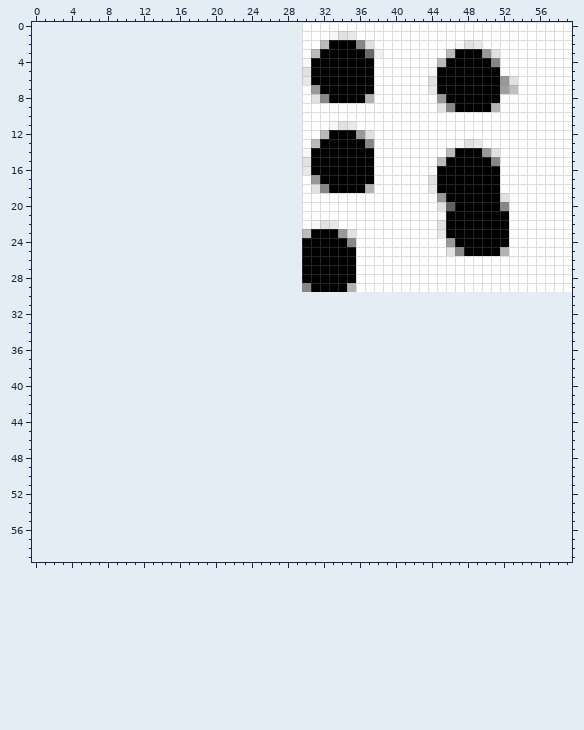
Pixel-art sprite: Matyatzy/images/6.png. Above, as it was before the edit.
The file is 30x30 pixels. Colours within 5 levels of each other are drawn and written as one. The old version is drawn lined up with the new one, on the new canvas.
The result:
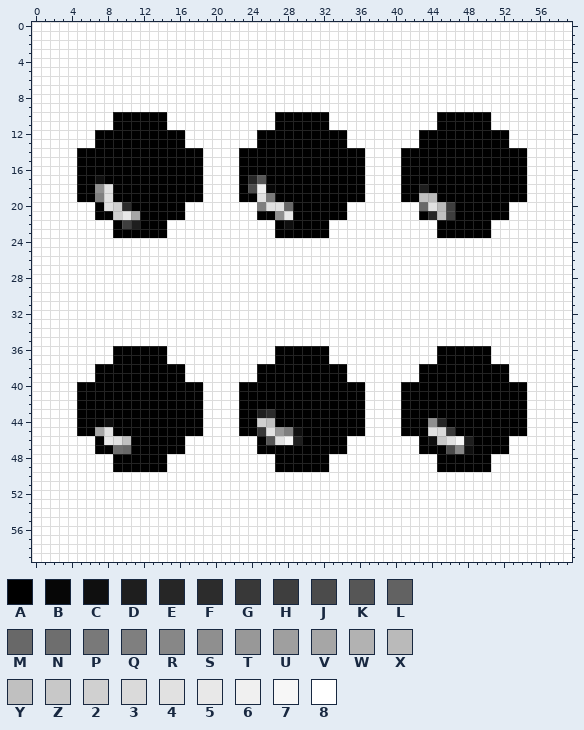
Palette (. is transparent): A #000000  B #060606  C #0f0f0f  D #1e1e1e  E #262626  F #2c2c2c  G #383838  H #3e3e3e  J #4b4b4b  K #565656  L #626262  M #686868  N #6e6e6e  P #797979  Q #7f7f7f  R #878787  S #8f8f8f  T #989898  U #9f9f9f  V #a6a6a6  W #b2b2b2  X #bababa  Y #c0c0c0  Z #c8c8c8  2 #d0d0d0  3 #dadada  4 #e1e1e1  5 #e8e8e8  6 #f0f0f0  7 #f7f7f7  8 #ffffff
Diff:
canvas 30x30 -> 60x60, the old top-left corner now at 30,0
Changed rows in their new state; - is an unchanged pixel.
first column x 0:
 0 888888888888888888888888888888------------------------------
 1 888888888888888888888888888888---888------------------------
 2 888888888888888888888888888888--888888---------888----------
 3 888888888888888888888888888888-88888888-------888888--------
 4 88888888888888888888888888888888888888-------8888888--------
 5 88888888888888888888888888888888888888------88888888--------
 6 88888888888888888888888888888888888888------8888888888------
 7 888888888888888888888888888888-8888888------8888888888------
 8 888888888888888888888888888888-8888888-------8888888--------
 9 888888888888888888888888888888---------------8888888--------
10 888888888AAAAAA888888888888AAAAAA------------AAAAAA---------
11 888888888AAAAAA888888888888AAAAAA888---------AAAAAA---------
12 8888888AAAAAAAAAA88888888AAAAAAAA--888-----AAAAAAAAAA-------
13 8888888AAAAAAAAAA88888888AAAAAAA---888-----AAAAAAAAAA-------
14 88888AAAAAAAAAAAAAA8888AAAAAAAA------8---AAAAAA---AAAAA-----
15 88888AAAAAAAAAAAAAA8888AAAAAAAA------8---AAAAA-----AAAA-----
16 88888AAAAAAAAAAAAAA8888AAAAAAAA------8---AAAA-------AAA-----
17 88888AACAAAAAAAAAAA8888AEKAAAAAA-----8---AAAA-------AAA-----
18 88888AAS4AAAAAAAAAA8888AJ6BAAAAAA----8---AADA-------AAA-----
19 88888AAQ4AAAAAAAAAA8888AA4PAAAAAAAAAA----AAYXA------AAA-----
20 8888888A42FAAAAAA88888888Q44MAAAAAA--------M4XH-----A-------
21 8888888AA25VAAAAA88888888AAS5AAAAAA--------AEYH-------------
22 888888888AHDAAA888888888888ACAAAA8-----------A-----88-------
23 888888888AAAAAA888888888888AAAA--888---------A-----88-------
24 888888888888888888888888888888888888----------8888888-------
25 888888888888888888888888888888888888----------8888888-------
26 888888888888888888888888888888888888------------------------
27 888888888888888888888888888888888888------------------------
28 888888888888888888888888888888888888------------------------
29 888888888888888888888888888888888888------------------------
30 888888888888888888888888888888888888888888888888888888888888
31 888888888888888888888888888888888888888888888888888888888888
32 888888888888888888888888888888888888888888888888888888888888
33 888888888888888888888888888888888888888888888888888888888888
34 888888888888888888888888888888888888888888888888888888888888
35 888888888888888888888888888888888888888888888888888888888888
36 888888888AAAAAA888888888888AAAAAA888888888888AAAAAA888888888
37 888888888AAAAAA888888888888AAAAAA888888888888AAAAAA888888888
38 8888888AAAAAAAAAA88888888AAAAAAAAAA88888888AAAAAAAAAA8888888
39 8888888AAAAAAAAAA88888888AAAAAAAAAA88888888AAAAAAAAAA8888888
40 88888AAAAAAAAAAAAAA8888AAAAAAAAAAAAAA8888AAAAAAAAAAAAAA88888
41 88888AAAAAAAAAAAAAA8888AAAAAAAAAAAAAA8888AAAAAAAAAAAAAA88888
42 88888AAAAAAAAAAAAAA8888AAAAAAAAAAAAAA8888AAAAAAAAAAAAAA88888
43 88888AAAAAAAAAAAAAA8888AADFAAAAAAAAAA8888AAAAAAAAAAAAAA88888
44 88888AAACAAAAAAAAAA8888AA2YAAAAAAAAAA8888AAASEAAAAAAAAA88888
45 88888AAV4AAAAAAAAAA8888AAG4TQCAAAAAAA8888AAA43GAAAAAAAA88888
46 8888888A54YAAAAAA88888888AK47DAAAAA88888888ACZ47DAAAA8888888
47 8888888AANMAAAAAA88888888AAAAAAAAAA88888888AAAJRCAAAA8888888
48 888888888AAAAAA888888888888AAAAAA888888888888AAAAAA888888888
49 888888888AAAAAA888888888888AAAAAA888888888888AAAAAA888888888
50 888888888888888888888888888888888888888888888888888888888888
51 888888888888888888888888888888888888888888888888888888888888
52 888888888888888888888888888888888888888888888888888888888888
53 888888888888888888888888888888888888888888888888888888888888
54 888888888888888888888888888888888888888888888888888888888888
55 888888888888888888888888888888888888888888888888888888888888
56 888888888888888888888888888888888888888888888888888888888888
57 888888888888888888888888888888888888888888888888888888888888
58 888888888888888888888888888888888888888888888888888888888888
59 888888888888888888888888888888888888888888888888888888888888
Changed places in both pictures, as pixel boxes (x1, y1, x2, y2):
changed: (32, 22, 572, 562)
